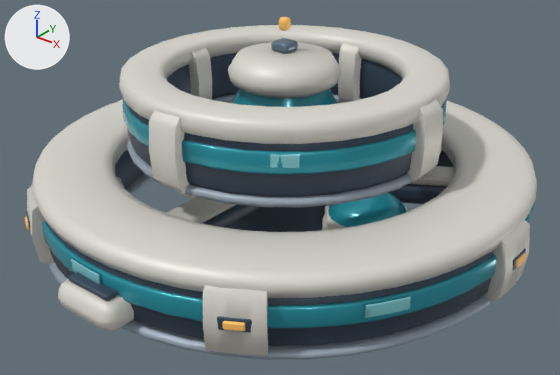
A saved change to the glTF model space-battleship/assets/galaxy/v3/buildings/colony_ring/colony_ring_lv4.glb.
One viewpoint serves both versions: a 50 mm camera at (7.92, -10.02, 7.08) aimed at (0.21, -0.39, 1.11). Arrows for +X, +Y and +Z are at upper left; the lights stay in place. The first picture is the older version. Where no turn or scale is listed for an object, it has been applied to the vertices. Vertices at exactly the same position are counted once.

In view in the first picture: 'Structure'.
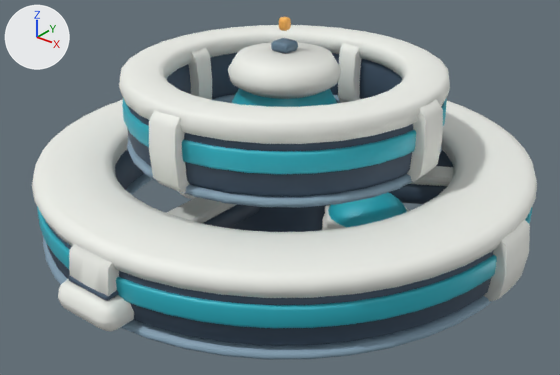
Edits to the scene script, one JSON object a line:
```json
{"block": "me_habitatnavyhull_003", "where": "# used by ob_structure; location = (0.0, 0.0, -0.18)"}
{"op": "remove", "block": "me_habitatnavyhull_003", "code": "me_habitatnavyhull_003.from_pydata(...)  # 10480 vertices, 20384 faces; spans x -4.52..4.52, y -4.67..4.67, z 0.18..4.2"}
{"op": "add", "block": "me_habitatnavyhull_003", "code": "me_habitatnavyhull_003.from_pydata(...)  # 7696 vertices, 14944 faces; spans x -4.48..4.48, y -4.67..4.67, z 0.18..4.2"}
{"block": "me_habitatnavyhull_003", "change": "me_habitatnavyhull_003 part 1: the loose piece of 72 vertices spanning x -2.6..-1.18, y -4.08..-2.31, z 0.53..1.81 is turned 30 degrees about the z axis through the mesh origin"}
{"block": "me_habitatnavyhull_003", "change": "me_habitatnavyhull_003 part 2: 32 loose pieces with 2784 vertices, spanning x -4.52..4.52, y -4.35..4.35, z 0.53..2.91, are deleted"}
{"block": "me_habitatnavyhull_003", "change": "me_habitatnavyhull_003 part 3: 14625 kept faces spanning x -4.48..4.48, y -4.67..4.67, z 0.18..4.2 get new vertex colours"}
{"block": "me_habitatnavyhull_003", "change": "other edits to the shape of me_habitatnavyhull_003 do not show in these pictures"}
```

Changed parts and their boxes [x1, y1, x2, y2] in the pictures (560 x 375 px; the box of a moved part takes in the faces that stretch with it):
```json
{"object": "Structure", "change": "reshaped", "before": [25, 17, 537, 360], "after": [32, 17, 537, 360]}
{"part": 1, "of": "me_habitatnavyhull_003", "change": "moved or reshaped", "before": [27, 176, 126, 265], "after": [69, 244, 119, 301]}
{"part": 2, "of": "me_habitatnavyhull_003", "change": "deleted", "before": [25, 154, 535, 356], "on screen": "mostly hidden"}
{"part": 3, "of": "me_habitatnavyhull_003", "change": "recoloured", "before": [32, 17, 537, 360], "after": [32, 17, 537, 360]}
```
